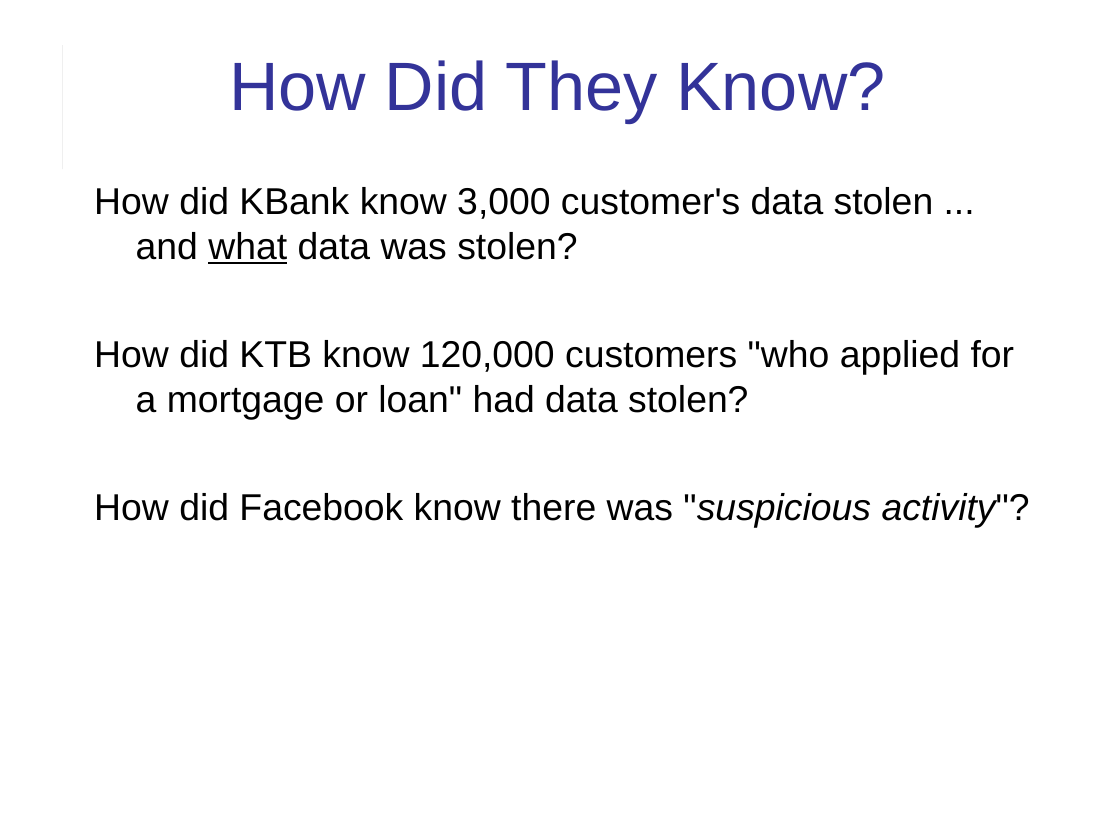
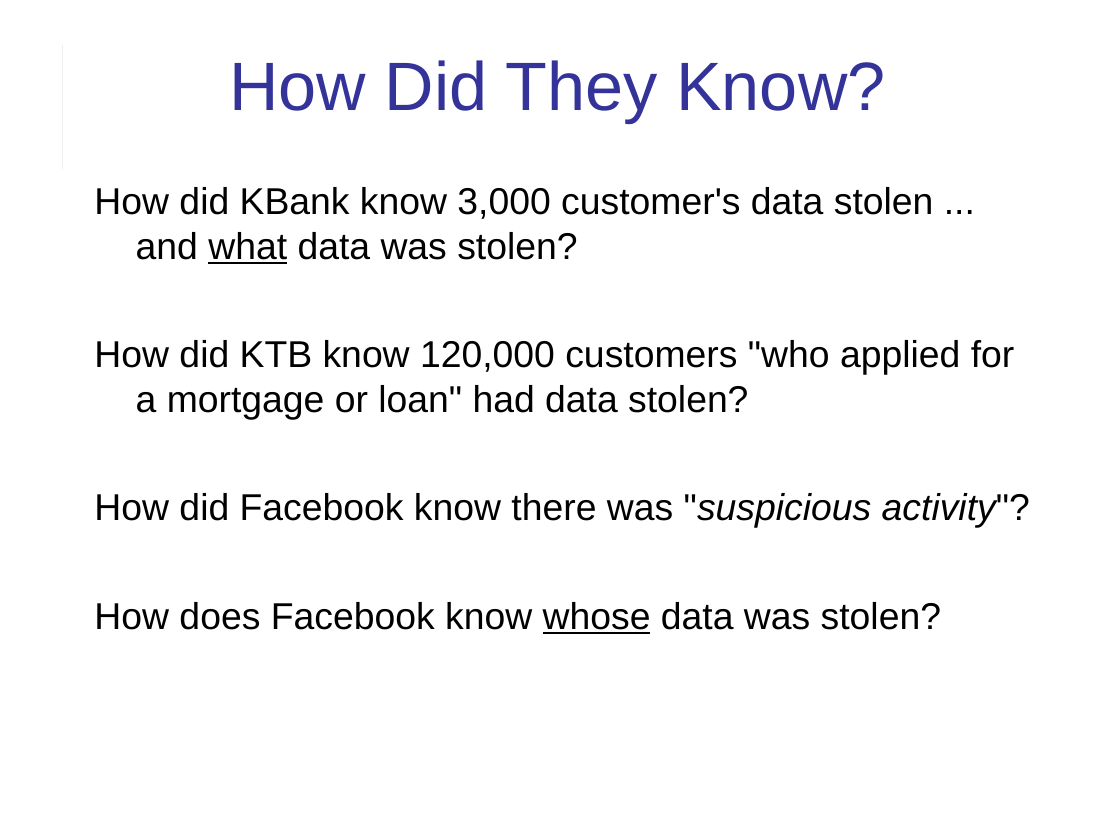
Before and after one commit to cpske/ISP, a slide deck: slide 6 of logging/Logging.ppt. Drawn at 1120x840 pixels with LibreOffice and Linux fonts; fonts in the diff are those of the drawing. Boxes give left, top, right and bottom in pixels: in the first picture for what was removed or moved away, otherwise in the second. Text is boxed around its words. In the diff, an @@ line names an element or a change of style, - is before the commit and + after.

```diff
--- a/logging/Logging.ppt
+++ b/logging/Logging.ppt
@@ text at <box>94,602,941,634</box>: paragraph added @@
+How does Facebook know whose data was stolen?
```
Also in this commit, not shown: 7 other slides changed, 9 slides added, 2 other files.
